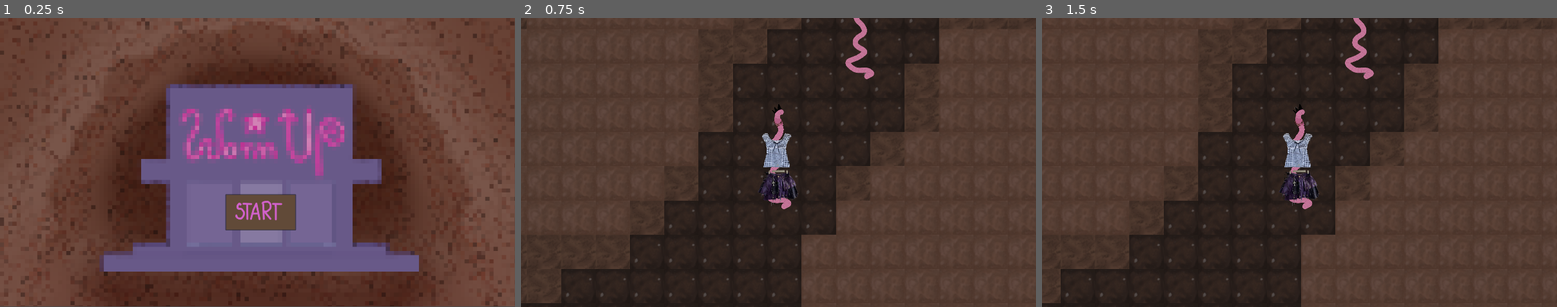
Above: before the commit, frames 1-3 (left to right).
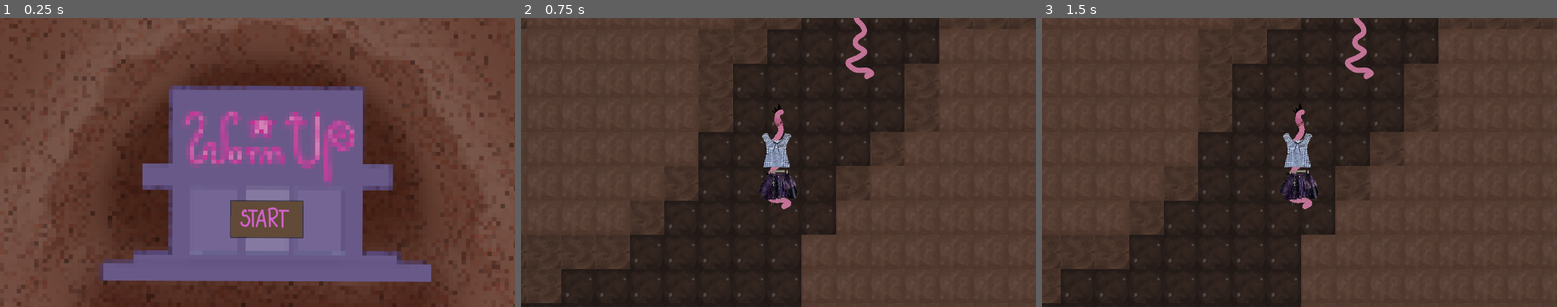
Above: after the commit, the same moments.

Repository: WiktorKociuba/worm-up
Game: Godot game, scene res://scenes/start.tscn
Two runs of this game, one before a commit and one after it. Both use one fixed random seed, a clock stepped at 60 frames per second and the inputs below.
Inputs (mouse positions are in pixels of both pictures, inside the frame that each line leads up to; where the layout moved, square brackets give the same spot in the first picture):
- Up to frame 1 (0.25 s): no input
- Up to frame 2 (0.75 s): click (788, 220) [783, 211] at 0.5 s
- Up to frame 3 (1.5 s): tap Enter at 1.25 s; move the mouse to (1412, 148) at 1.27 s; hold D (right) from 1.28 s (still down); tap Alt at 1.35 s; click (1412, 148) at 1.42 s

The runs differ from the first frame. In frame 1, 13% of the frame differs, in the area x 0-100%, y 0-100%; in frame 2, nothing differs; in frame 3, nothing differs.

Commit message:
animation

Diff:
--- /dev/null
+++ b/scenes/animation.gd
@@ -0,0 +1,11 @@
+extends Node2D
+
+
+# Called when the node enters the scene tree for the first time.
+func _ready() -> void:
+	pass # Replace with function body.
+
+
+# Called every frame. 'delta' is the elapsed time since the previous frame.
+func _process(delta: float) -> void:
+	pass
--- /dev/null
+++ b/scenes/animation.tscn
@@ -0,0 +1,105 @@
+[gd_scene format=3 uid="uid://cqgoed1yo65d1"]
+
+[ext_resource type="Texture2D" uid="uid://djs84qd2nfdve" path="res://images/Grafika_bez_nazwy (32).png" id="1_u0f4s"]
+[ext_resource type="Texture2D" uid="uid://bbaqlmei05lrx" path="res://images/Grafika_bez_nazwy (35).png" id="2_r1y6c"]
+
+[sub_resource type="Animation" id="Animation_u0f4s"]
+length = 0.001
+tracks/0/type = "value"
+tracks/0/imported = false
+tracks/0/enabled = true
+tracks/0/path = NodePath("worm:position")
+tracks/0/interp = 1
+tracks/0/loop_wrap = true
+tracks/0/keys = {
+"times": PackedFloat32Array(0),
+"transitions": PackedFloat32Array(1),
+"update": 0,
+"values": [Vector2(973.00006, 532)]
+}
+tracks/1/type = "value"
+tracks/1/imported = false
+tracks/1/enabled = true
+tracks/1/path = NodePath("worm:rotation")
+tracks/1/interp = 1
+tracks/1/loop_wrap = true
+tracks/1/keys = {
+"times": PackedFloat32Array(0),
+"transitions": PackedFloat32Array(1),
+"update": 0,
+"values": [0.011126544]
+}
+tracks/2/type = "value"
+tracks/2/imported = false
+tracks/2/enabled = true
+tracks/2/path = NodePath("tlo:scale")
+tracks/2/interp = 1
+tracks/2/loop_wrap = true
+tracks/2/keys = {
+"times": PackedFloat32Array(0),
+"transitions": PackedFloat32Array(1),
+"update": 0,
+"values": [Vector2(0.8790244, 0.8060975)]
+}
+
+[sub_resource type="Animation" id="Animation_jta6c"]
+resource_name = "new_animation"
+length = 3.3966
+tracks/0/type = "value"
+tracks/0/imported = false
+tracks/0/enabled = true
+tracks/0/path = NodePath("worm:position")
+tracks/0/interp = 1
+tracks/0/loop_wrap = true
+tracks/0/keys = {
+"times": PackedFloat32Array(0.23333333, 0.7659, 1.5318, 1.998),
+"transitions": PackedFloat32Array(1, 1, 1, 1),
+"update": 0,
+"values": [Vector2(973.00006, 532), Vector2(973, 300), Vector2(973, 300), Vector2(973, 800)]
+}
+tracks/1/type = "value"
+tracks/1/imported = false
+tracks/1/enabled = true
+tracks/1/path = NodePath("worm:rotation")
+tracks/1/interp = 1
+tracks/1/loop_wrap = true
+tracks/1/keys = {
+"times": PackedFloat32Array(0.76666665, 1.2333333),
+"transitions": PackedFloat32Array(1, 1),
+"update": 0,
+"values": [0.011126544, 3.1520646291017598]
+}
+tracks/2/type = "value"
+tracks/2/imported = false
+tracks/2/enabled = true
+tracks/2/path = NodePath("tlo:scale")
+tracks/2/interp = 1
+tracks/2/loop_wrap = true
+tracks/2/keys = {
+"times": PackedFloat32Array(1.2654, 1.5318),
+"transitions": PackedFloat32Array(1, 1),
+"update": 0,
+"values": [Vector2(0.8790244, 0.8060975), Vector2(1.97, 1.806)]
+}
+
+[sub_resource type="AnimationLibrary" id="AnimationLibrary_p5qov"]
+_data = {
+&"RESET": SubResource("Animation_u0f4s"),
+&"new_animation": SubResource("Animation_jta6c")
+}
+
+[node name="Animation" type="Node2D" unique_id=72780858]
+
+[node name="AnimationPlayer" type="AnimationPlayer" parent="." unique_id=1717736544]
+libraries/ = SubResource("AnimationLibrary_p5qov")
+
+[node name="tlo" type="Sprite2D" parent="." unique_id=313068444]
+position = Vector2(1009, 599)
+scale = Vector2(0.8790244, 0.8060975)
+texture = ExtResource("1_u0f4s")
+
+[node name="worm" type="Sprite2D" parent="." unique_id=2116989531]
+position = Vector2(973.00006, 532)
+rotation = 0.011126544
+scale = Vector2(0.4485484, 0.40703058)
+texture = ExtResource("2_r1y6c")
--- a/scenes/hair.gd
+++ b/scenes/hair.gd
@@ -3,17 +3,17 @@
 
 # Called when the node enters the scene tree for the first time.
 func _ready() -> void:
-    pass # Replace with function body.
+	pass # Replace with function body.
 
 
 # Called every frame. 'delta' is the elapsed time since the previous frame.
 func _process(delta: float) -> void:
-    pass
+	pass
 
 
 func _on_button_pressed() -> void:
-    get_tree().change_scene_to_file("res://scenes/main.tscn")
+	get_tree().change_scene_to_file("res://scenes/main.tscn")
 
 func _on_head_item_list_item_clicked(index: int, at_position: Vector2, mouse_button_index: int) -> void:
-    Clothes.head = index
-    Clothes.clothesChanged.emit()
+	Clothes.head = index
+	Clothes.clothesChanged.emit()
--- a/scenes/start.tscn
+++ b/scenes/start.tscn
@@ -5,6 +5,9 @@
 [ext_resource type="Texture2D" uid="uid://dgonfxpc567rn" path="res://images/unnamed (10).png" id="3_0auqf"]
 
 [node name="Start" type="Node2D" unique_id=1296364760]
+position = Vector2(-14, -7)
+rotation = 0.0037538484
+scale = Vector2(1.0406845, 1.0406845)
 script = ExtResource("1_bodal")
 
 [node name="Sprite2D" type="Sprite2D" parent="." unique_id=1207120198]
--- a/scripts/chooseClothes.gd
+++ b/scripts/chooseClothes.gd
@@ -4,36 +4,36 @@
 
 
 func _on_head_item_list_item_clicked(index: int, at_position: Vector2, mouse_button_index: int) -> void:
-    Clothes.head = index
-    Clothes.clothesChanged.emit()
+	Clothes.head = index
+	Clothes.clothesChanged.emit()
 
 
 func _on_neck_item_list_item_clicked(index: int, at_position: Vector2, mouse_button_index: int) -> void:
-    Clothes.neck = index
-    Clothes.clothesChanged.emit()
+	Clothes.neck = index
+	Clothes.clothesChanged.emit()
 
 func _on_top_item_list_item_clicked(index: int, at_position: Vector2, mouse_button_index: int) -> void:
-    Clothes.top = index
-    Clothes.clothesChanged.emit()
-    print(Clothes.top)
+	Clothes.top = index
+	Clothes.clothesChanged.emit()
+	print(Clothes.top)
 
 func _on_bottom_item_list_item_clicked(index: int, at_position: Vector2, mouse_button_index: int) -> void:
-    Clothes.bottom = index
-    Clothes.clothesChanged.emit()
+	Clothes.bottom = index
+	Clothes.clothesChanged.emit()
 
 
 func _on_choose_clothes_type_item_clicked(index: int, at_position: Vector2, mouse_button_index: int) -> void:
-    $NeckItemList.visible = false
-    $TopItemList.visible = false
-    $BottomItemList.visible = false
-    if index == 0:
-        $NeckItemList.visible = true
-    if index == 1:
-        $TopItemList.visible = true
-    if index == 2:
-        $BottomItemList.visible = true
+	$NeckItemList.visible = false
+	$TopItemList.visible = false
+	$BottomItemList.visible = false
+	if index == 0:
+		$NeckItemList.visible = true
+	if index == 1:
+		$TopItemList.visible = true
+	if index == 2:
+		$BottomItemList.visible = true
 
 
 
 func _on_button_pressed() -> void:
-    get_tree().change_scene_to_file("res://scenes/main.tscn")
+	get_tree().change_scene_to_file("res://scenes/main.tscn")
--- a/scripts/player.gd
+++ b/scripts/player.gd
@@ -17,83 +17,83 @@
 const JUMP_VELOCITY = -400.0
 
 func _ready() -> void:
-    setupClothes()
-    if not enableCamera:
-        $Camera2D.visible = false
-    Clothes.clothesChanged.connect(setupClothes)
-    DialogController.displayDialog.connect(displayNewDialog)
+	setupClothes()
+	if not enableCamera:
+		$Camera2D.visible = false
+	Clothes.clothesChanged.connect(setupClothes)
+	DialogController.displayDialog.connect(displayNewDialog)
 
 func setupClothes() -> void:
-    for item in headItems:
-        if item != null:
-            item.visible = false
-    for item in neckItems:
-        if item != null:
-            item.visible = false
-    for item in topItems:
-        if item != null:
-            item.visible = false
-    for item in bottomItems:
-        if item != null:
-            item.visible = false
-    if headItems.size() > Clothes.head:
-        headItems[Clothes.head].visible = true
-    if neckItems.size() > Clothes.neck:
-        neckItems[Clothes.neck].visible = true
-    if topItems.size() > Clothes.top:
-        topItems[Clothes.top].visible = true
-    if bottomItems.size() > Clothes.bottom:
-        print(Clothes.bottom)
-        bottomItems[Clothes.bottom].visible = true
+	for item in headItems:
+		if item != null:
+			item.visible = false
+	for item in neckItems:
+		if item != null:
+			item.visible = false
+	for item in topItems:
+		if item != null:
+			item.visible = false
+	for item in bottomItems:
+		if item != null:
+			item.visible = false
+	if headItems.size() > Clothes.head:
+		headItems[Clothes.head].visible = true
+	if neckItems.size() > Clothes.neck:
+		neckItems[Clothes.neck].visible = true
+	if topItems.size() > Clothes.top:
+		topItems[Clothes.top].visible = true
+	if bottomItems.size() > Clothes.bottom:
+		print(Clothes.bottom)
+		bottomItems[Clothes.bottom].visible = true
 
 func _physics_process(delta: float) -> void:
-    if disableMovement:
-        return
-    if not canWalk:
-        return
-    var direction := Input.get_axis("left", "right")
-    if direction:
-        velocity.x = direction * SPEED
-    else:
-        velocity.x = move_toward(velocity.x, 0, SPEED)
-    var directionY := Input.get_axis("up","down")
-    if directionY:
-        velocity.y = directionY * SPEED
-    else:
-        velocity.y = move_toward(velocity.y, 0, SPEED)
+	if disableMovement:
+		return
+	if not canWalk:
+		return
+	var direction := Input.get_axis("left", "right")
+	if direction:
+		velocity.x = direction * SPEED
+	else:
+		velocity.x = move_toward(velocity.x, 0, SPEED)
+	var directionY := Input.get_axis("up","down")
+	if directionY:
+		velocity.y = directionY * SPEED
+	else:
+		velocity.y = move_toward(velocity.y, 0, SPEED)
 
-    move_and_slide()
+	move_and_slide()
 
 func _process(delta: float) -> void:
-    if ifŻółty:
-        $"żółty".visible = true
-        $normalny.visible = false
-    else:
-        $"żółty".visible = false
-        $normalny.visible = true
+	if ifŻółty:
+		$"żółty".visible = true
+		$normalny.visible = false
+	else:
+		$"żółty".visible = false
+		$normalny.visible = true
 
 func _on_area_2d_body_entered(body: Node2D) -> void:
-    pass # Replace with function body.
+	pass # Replace with function body.
 
 func displayNewDialog(who: int,text: String, id: int):
-    if id == -1:
-        $UI/DialogUI.visible = false
-        disableMovement = false
-        return
-    if id == 0:
-        disableMovement = true
-        $UI/DialogUI.visible = true
-    $UI/DialogUI/DialogBox/DialogText.text = text
-    for icon in npcIcons:
-        icon.visible = false
-    npcIcons[who].visible = true
-    dialogWho = who
-    dialogId = id
+	if id == -1:
+		$UI/DialogUI.visible = false
+		disableMovement = false
+		return
+	if id == 0:
+		disableMovement = true
+		$UI/DialogUI.visible = true
+	$UI/DialogUI/DialogBox/DialogText.text = text
+	for icon in npcIcons:
+		icon.visible = false
+	npcIcons[who].visible = true
+	dialogWho = who
+	dialogId = id
 
 func _unhandled_input(event: InputEvent) -> void:
-    if event is InputEventMouseButton and event.pressed:
-        print("hreredw")
-        DialogController.emit_signal("nextDialog", dialogWho, dialogId)
+	if event is InputEventMouseButton and event.pressed:
+		print("hreredw")
+		DialogController.emit_signal("nextDialog", dialogWho, dialogId)
 
 func _on_button_pressed() -> void:
-    get_tree().change_scene_to_file("res://scenes/main.tscn")
+	get_tree().change_scene_to_file("res://scenes/main.tscn")
Not shown, added: images/Grafika_bez_nazwy (31).png.import
Not shown, added: images/Grafika_bez_nazwy (32).png.import
Not shown, added: images/Grafika_bez_nazwy (33).png.import
Not shown, added: images/Grafika_bez_nazwy (34).png.import
Binary file added: images/Grafika_bez_nazwy (35).png
Not shown, added: images/Grafika_bez_nazwy (35).png.import
Not shown, added: scenes/animation.gd.uid
Not shown, added: images/Grafika_bez_nazwy (31).png
Not shown, added: images/Grafika_bez_nazwy (32).png
Not shown, added: images/Grafika_bez_nazwy (33).png
Not shown, added: images/Grafika_bez_nazwy (34).png
